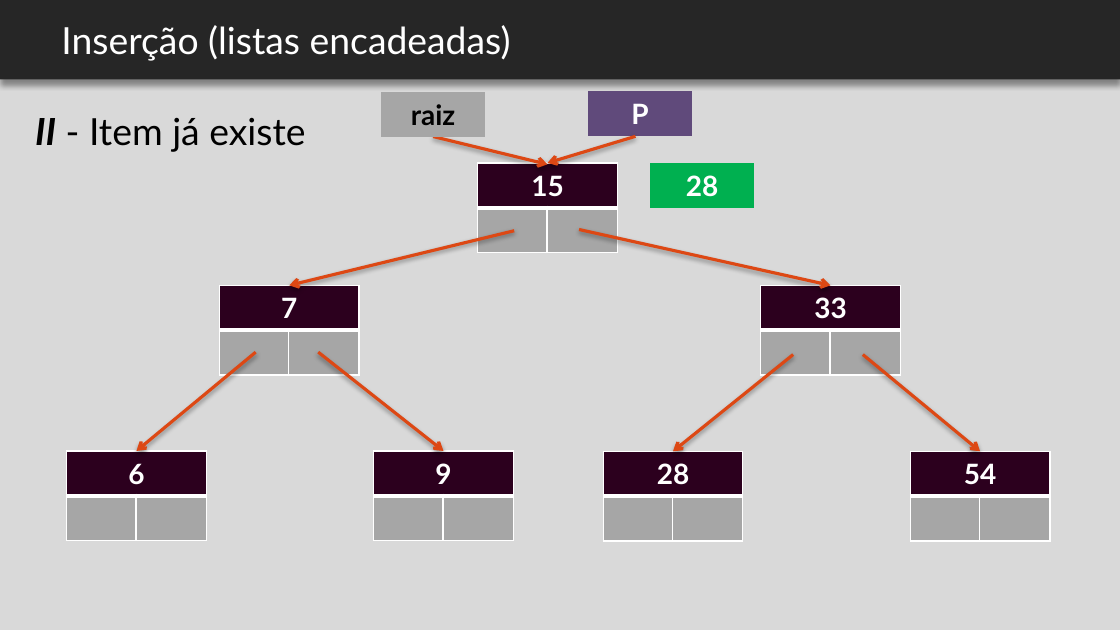
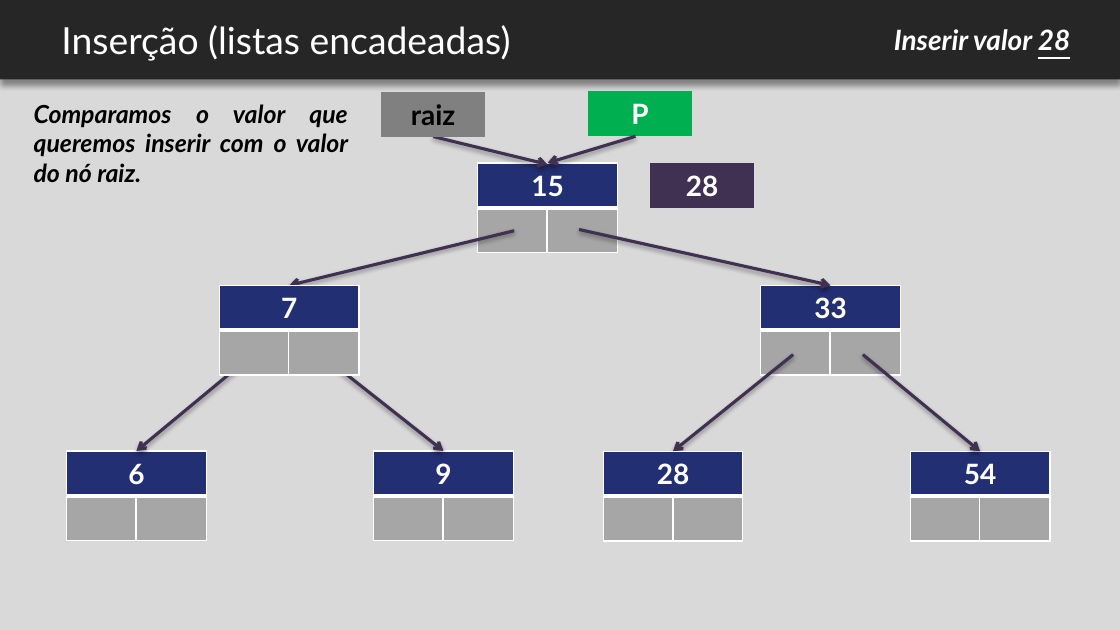
Before and after one commit to felipemarc/AED1_2016-2, a slide deck: slide 27 of ap_arvores/AED - arvores.pptx (slide 25 before the commit). Drawn at 1120x630 pixels with LibreOffice and Linux fonts; fonts in the diff are those of the drawing; background and template pictures are left out. Boxes give left, top, right and bottom in pixels: in the first picture for what was removed or moved away, otherwise in the second. Text is boxed around its words. In the diff, an @@ line names an element or a change of style, - is before the commit and + after.

```diff
--- a/ap_arvores/AED - arvores.pptx
+++ b/ap_arvores/AED - arvores.pptx
@@ text added at box(894, 29, 1070, 51), 18 pt, text #FFFFFF, bold, italic @@
+Inserir valor 28
@@ text added at box(34, 104, 348, 182), 16 pt, text #000000, bold, italic @@
+Comparamos o valor que queremos inserir com o valor do nó raiz.
@@ text removed at box(35, 118, 305, 152) @@
-II - Item já existe
@@ table at box(381, 92, 485, 137) @@
@@ fill #A6A6A6 to #808080 in row 1, column 1 @@
@@ table at box(588, 92, 692, 137) @@
@@ fill #604A7B to #00B050 in row 1, column 1 @@
@@ arrow (433, 137) - (548, 165): stroke #DD4814 2 pt to #403152 2 pt @@
@@ arrow (635, 137) - (548, 162): stroke #DD4814 2 pt to #403152 2 pt @@
@@ table at box(478, 162, 618, 252) @@
@@ fill #2C001E to #232F73 in row 1, column 1 @@
@@ table at box(650, 164, 754, 208) @@
-28 | 
- | 
+28
@@ table: place and size @@
-table at box(604, 451, 744, 541)
+table at box(650, 164, 754, 208)
@@ arrow (514, 231) - (289, 286): stroke #DD4814 2 pt to #403152 2 pt @@
@@ arrow (579, 230) - (831, 286): stroke #DD4814 2 pt to #403152 2 pt @@
@@ table at box(220, 286, 360, 375) @@
@@ fill #2C001E to #232F73 in row 1, column 1 @@
@@ table at box(760, 286, 900, 375) @@
@@ fill #2C001E to #232F73 in row 1, column 1 @@
@@ arrow (255, 352) - (137, 451): stroke #DD4814 2 pt to #403152 2 pt @@
@@ arrow (318, 352) - (444, 451): stroke #DD4814 2 pt to #403152 2 pt @@
@@ arrow (793, 355) - (673, 451): stroke #DD4814 2 pt to #403152 2 pt @@
@@ arrow (862, 355) - (980, 451): stroke #DD4814 2 pt to #403152 2 pt @@
@@ table at box(67, 451, 207, 541) @@
@@ fill #2C001E to #232F73 in row 1, column 1 @@
@@ table at box(374, 451, 514, 541) @@
@@ fill #2C001E to #232F73 in row 1, column 1 @@
@@ table at box(604, 451, 744, 541) @@
-28
+28 |  | 
+ |  | 
@@ table: place and size @@
-table at box(650, 164, 754, 208)
+table at box(604, 451, 744, 541)
@@ table at box(911, 451, 1051, 541) @@
@@ fill #2C001E to #232F73 in row 1, column 1 @@
```
Also in this commit, not shown: 10 other slides changed, 4 slides added, 1 other file.
